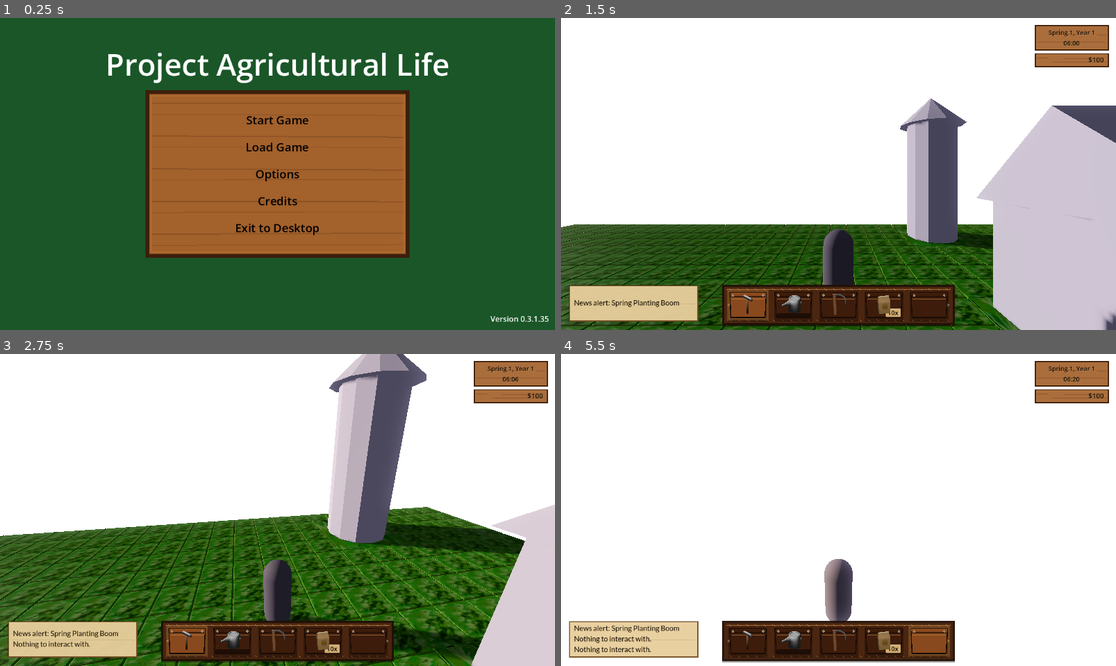
Above: before the commit, frames 1-4 (two rows, left to right).
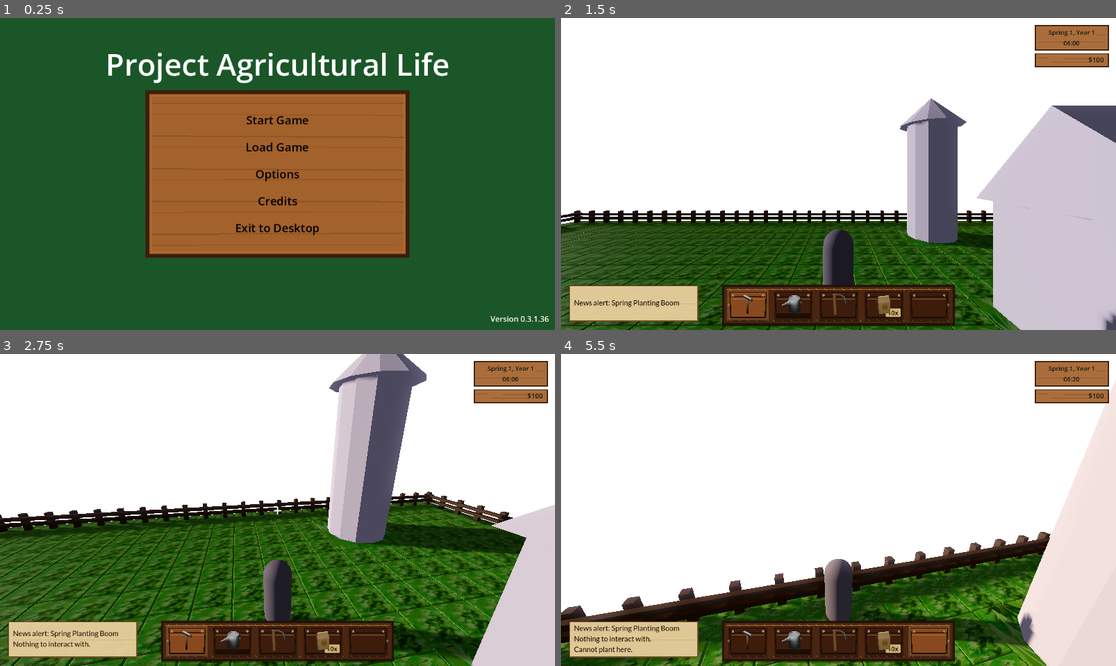
Above: after the commit, the same moments.

Repository: MatGalos/project-agriculural-life
Game: Godot game, scene res://Scenes/UIs/Menus/LaunchMenu/MainMenu.tscn
Same seed, same stepped clock (60 frames per second), same inputs: the game is played once before the commit and once after it.
Inputs (mouse positions are in pixels of both pictures, inside the frame that each line leads up to):
- Up to frame 1 (0.25 s): no input
- Up to frame 2 (1.5 s): click "Start Game" at 0.5 s; click "Start Game" at 1.25 s
- Up to frame 3 (2.75 s): tap Enter at 2 s; move the mouse to (305, 510) at 2.02 s; hold W (move_forward) from 2.03 s (still down); tap 1 (hotbar_slot_1) at 2.1 s; click (305, 510) at 2.17 s
- Up to frame 4 (5.5 s): keep holding W (move_forward); move the mouse to (810, 510) at 2.77 s; tap one key every 0.75 s from 2.85 s: 2 (hotbar_slot_2) 3 (hotbar_slot_3) 4 (hotbar_slot_4) 5 (hotbar_slot_5); move the mouse to (849, 503) at 3.52 s; move the mouse to (832, 516) at 4.27 s; click (832, 516) at 4.42 s; move the mouse to (877, 513) at 5.02 s

The runs differ from the first frame. In frame 1, less than 0.1% of the frame differs, in the area x 98-99%, y 95-98%; in frame 2, 2.6%; in frame 3, 4.6%; in frame 4, 25%, in the area x 0-100%, y 11-100%.

Commit message:
Implemented worl border

Diff:
--- a/Scenes/Game/world.tscn
+++ b/Scenes/Game/world.tscn
@@ -10,6 +10,8 @@
 [ext_resource type="PackedScene" uid="uid://cxxr0r1e8i1bj" path="res://Assets/Models/Terrain/grass_block.glb" id="7_xvcwp"]
 [ext_resource type="PackedScene" uid="uid://bpc10uol4byfo" path="res://Scenes/Game/Farming/farm_tile.tscn" id="8_xvcwp"]
 [ext_resource type="Script" uid="uid://epxguj1ev7ej" path="res://Scripts/GameManagers/WorldManager.gd" id="10_6y6xk"]
+[ext_resource type="PackedScene" uid="uid://ctijjvl21yqc8" path="res://Assets/Models/Buildings/corner_fence.glb" id="10_g86rf"]
+[ext_resource type="PackedScene" uid="uid://cifmua4q3t5v4" path="res://Assets/Models/Buildings/fence.glb" id="11_0e11a"]
 
 [sub_resource type="BoxShape3D" id="BoxShape3D_home_ground"]
 size = Vector3(10, 0.5, 21)
@@ -24,6 +26,18 @@
 [sub_resource type="CylinderShape3D" id="CylinderShape3D_j8hn3"]
 height = 5.5
 radius = 1.5
+
+[sub_resource type="BoxShape3D" id="BoxShape3D_north_boundary"]
+size = Vector3(29, 2.75, 0.35)
+
+[sub_resource type="BoxShape3D" id="BoxShape3D_south_boundary"]
+size = Vector3(29, 2.75, 0.35)
+
+[sub_resource type="BoxShape3D" id="BoxShape3D_east_boundary"]
+size = Vector3(0.35, 2.75, 21.4)
+
+[sub_resource type="BoxShape3D" id="BoxShape3D_west_boundary"]
+size = Vector3(0.35, 2.75, 21.4)
 
 [sub_resource type="StandardMaterial3D" id="StandardMaterial3D_polish_stone"]
 albedo_color = Color(0.48, 0.46, 0.42, 1)
@@ -2142,6 +2156,344 @@
 transform = Transform3D(1, 0, 0, 0, 1, 0, 0, 0, 1, 19, 0, 19)
 tile_id = "small_19_19"
 
+[node name="FarmBorder" type="Node3D" parent="Farm" unique_id=383049731]
+
+[node name="corner_fence" parent="Farm/FarmBorder" unique_id=568014175 instance=ExtResource("10_g86rf")]
+transform = Transform3D(-1, 0, -8.742278e-08, 0, 1, 0, 8.742278e-08, 0, -1, 22, 0, -10)
+
+[node name="fence2" parent="Farm/FarmBorder" unique_id=2069704931 instance=ExtResource("11_0e11a")]
+transform = Transform3D(-4.371139e-08, 0, -1, 0, 1, 0, 1, 0, -4.371139e-08, 20, 0, -10)
+
+[node name="fence" parent="Farm/FarmBorder" unique_id=280338681 instance=ExtResource("11_0e11a")]
+transform = Transform3D(-4.371139e-08, 0, -1, 0, 1, 0, 1, 0, -4.371139e-08, 21, 0, -10)
+
+[node name="fence3" parent="Farm/FarmBorder" unique_id=1304531936 instance=ExtResource("11_0e11a")]
+transform = Transform3D(-4.371139e-08, 0, -1, 0, 1, 0, 1, 0, -4.371139e-08, 18, 0, -10)
+
+[node name="fence4" parent="Farm/FarmBorder" unique_id=1758158813 instance=ExtResource("11_0e11a")]
+transform = Transform3D(-4.371139e-08, 0, -1, 0, 1, 0, 1, 0, -4.371139e-08, 19, 0, -10)
+
+[node name="fence5" parent="Farm/FarmBorder" unique_id=1179782203 instance=ExtResource("11_0e11a")]
+transform = Transform3D(-4.371139e-08, 0, -1, 0, 1, 0, 1, 0, -4.371139e-08, 16, 0, -10)
+
+[node name="fence6" parent="Farm/FarmBorder" unique_id=1073863080 instance=ExtResource("11_0e11a")]
+transform = Transform3D(-4.371139e-08, 0, -1, 0, 1, 0, 1, 0, -4.371139e-08, 17, 0, -10)
+
+[node name="fence7" parent="Farm/FarmBorder" unique_id=1850313052 instance=ExtResource("11_0e11a")]
+transform = Transform3D(-4.371139e-08, 0, -1, 0, 1, 0, 1, 0, -4.371139e-08, 14, 0, -10)
+
+[node name="fence8" parent="Farm/FarmBorder" unique_id=1319914736 instance=ExtResource("11_0e11a")]
+transform = Transform3D(-4.371139e-08, 0, -1, 0, 1, 0, 1, 0, -4.371139e-08, 15, 0, -10)
+
+[node name="fence9" parent="Farm/FarmBorder" unique_id=1285980995 instance=ExtResource("11_0e11a")]
+transform = Transform3D(-4.371139e-08, 0, -1, 0, 1, 0, 1, 0, -4.371139e-08, 12, 0, -10)
+
+[node name="fence10" parent="Farm/FarmBorder" unique_id=1622313244 instance=ExtResource("11_0e11a")]
+transform = Transform3D(-4.371139e-08, 0, -1, 0, 1, 0, 1, 0, -4.371139e-08, 13, 0, -10)
+
+[node name="fence11" parent="Farm/FarmBorder" unique_id=300746243 instance=ExtResource("11_0e11a")]
+transform = Transform3D(-4.371139e-08, 0, -1, 0, 1, 0, 1, 0, -4.371139e-08, 10, 0, -10)
+
+[node name="fence12" parent="Farm/FarmBorder" unique_id=487581882 instance=ExtResource("11_0e11a")]
+transform = Transform3D(-4.371139e-08, 0, -1, 0, 1, 0, 1, 0, -4.371139e-08, 11, 0, -10)
+
+[node name="fence13" parent="Farm/FarmBorder" unique_id=1569844268 instance=ExtResource("11_0e11a")]
+transform = Transform3D(-4.371139e-08, 0, -1, 0, 1, 0, 1, 0, -4.371139e-08, 8, 0, -10)
+
+[node name="fence14" parent="Farm/FarmBorder" unique_id=1563166577 instance=ExtResource("11_0e11a")]
+transform = Transform3D(-4.371139e-08, 0, -1, 0, 1, 0, 1, 0, -4.371139e-08, 9, 0, -10)
+
+[node name="fence15" parent="Farm/FarmBorder" unique_id=2045541593 instance=ExtResource("11_0e11a")]
+transform = Transform3D(-4.371139e-08, 0, -1, 0, 1, 0, 1, 0, -4.371139e-08, 6, 0, -10)
+
+[node name="fence16" parent="Farm/FarmBorder" unique_id=726653524 instance=ExtResource("11_0e11a")]
+transform = Transform3D(-4.371139e-08, 0, -1, 0, 1, 0, 1, 0, -4.371139e-08, 7, 0, -10)
+
+[node name="fence17" parent="Farm/FarmBorder" unique_id=1317829060 instance=ExtResource("11_0e11a")]
+transform = Transform3D(-4.371139e-08, 0, -1, 0, 1, 0, 1, 0, -4.371139e-08, 4, 0, -10)
+
+[node name="fence18" parent="Farm/FarmBorder" unique_id=63267713 instance=ExtResource("11_0e11a")]
+transform = Transform3D(-4.371139e-08, 0, -1, 0, 1, 0, 1, 0, -4.371139e-08, 5, 0, -10)
+
+[node name="fence19" parent="Farm/FarmBorder" unique_id=400502965 instance=ExtResource("11_0e11a")]
+transform = Transform3D(-4.371139e-08, 0, -1, 0, 1, 0, 1, 0, -4.371139e-08, 2, 0, -10)
+
+[node name="fence20" parent="Farm/FarmBorder" unique_id=237185550 instance=ExtResource("11_0e11a")]
+transform = Transform3D(-4.371139e-08, 0, -1, 0, 1, 0, 1, 0, -4.371139e-08, 3, 0, -10)
+
+[node name="fence21" parent="Farm/FarmBorder" unique_id=208423994 instance=ExtResource("11_0e11a")]
+transform = Transform3D(-4.371139e-08, 0, -1, 0, 1, 0, 1, 0, -4.371139e-08, 0, 0, -10)
+
+[node name="fence22" parent="Farm/FarmBorder" unique_id=325540726 instance=ExtResource("11_0e11a")]
+transform = Transform3D(-4.371139e-08, 0, -1, 0, 1, 0, 1, 0, -4.371139e-08, 1, 0, -10)
+
+[node name="fence23" parent="Farm/FarmBorder" unique_id=1495344534 instance=ExtResource("11_0e11a")]
+transform = Transform3D(-4.371139e-08, 0, -1, 0, 1, 0, 1, 0, -4.371139e-08, -2, 0, -10)
+
+[node name="fence24" parent="Farm/FarmBorder" unique_id=1174972521 instance=ExtResource("11_0e11a")]
+transform = Transform3D(-4.371139e-08, 0, -1, 0, 1, 0, 1, 0, -4.371139e-08, -1, 0, -10)
+
+[node name="fence25" parent="Farm/FarmBorder" unique_id=1834564067 instance=ExtResource("11_0e11a")]
+transform = Transform3D(-4.371139e-08, 0, -1, 0, 1, 0, 1, 0, -4.371139e-08, -4, 0, -10)
+
+[node name="fence26" parent="Farm/FarmBorder" unique_id=1132916949 instance=ExtResource("11_0e11a")]
+transform = Transform3D(-4.371139e-08, 0, -1, 0, 1, 0, 1, 0, -4.371139e-08, -3, 0, -10)
+
+[node name="fence27" parent="Farm/FarmBorder" unique_id=1121215110 instance=ExtResource("11_0e11a")]
+transform = Transform3D(-4.371139e-08, 0, -1, 0, 1, 0, 1, 0, -4.371139e-08, -6, 0, -10)
+
+[node name="fence28" parent="Farm/FarmBorder" unique_id=773291625 instance=ExtResource("11_0e11a")]
+transform = Transform3D(-4.371139e-08, 0, -1, 0, 1, 0, 1, 0, -4.371139e-08, -5, 0, -10)
+
+[node name="fence30" parent="Farm/FarmBorder" unique_id=2058304694 instance=ExtResource("11_0e11a")]
+transform = Transform3D(-4.371139e-08, 0, -1, 0, 1, 0, 1, 0, -4.371139e-08, -7, 0, -10)
+
+[node name="corner_fence2" parent="Farm/FarmBorder" unique_id=1481096074 instance=ExtResource("10_g86rf")]
+transform = Transform3D(1.3113416e-07, 0, -1, 0, 1, 0, 1, 0, 1.3113416e-07, -8, 0, -10)
+
+[node name="corner_fence3" parent="Farm/FarmBorder" unique_id=2117458358 instance=ExtResource("10_g86rf")]
+transform = Transform3D(1, 0, 0, 0, 1, 0, 0, 0, 1, -8, 0, 10.999999)
+
+[node name="fence29" parent="Farm/FarmBorder" unique_id=967248055 instance=ExtResource("11_0e11a")]
+transform = Transform3D(1.3113416e-07, 0, 1, 0, 1, 0, -1, 0, 1.3113416e-07, -6, 0, 10.999999)
+
+[node name="fence31" parent="Farm/FarmBorder" unique_id=1910675928 instance=ExtResource("11_0e11a")]
+transform = Transform3D(1.3113416e-07, 0, 1, 0, 1, 0, -1, 0, 1.3113416e-07, -7, 0, 10.999999)
+
+[node name="fence32" parent="Farm/FarmBorder" unique_id=593655077 instance=ExtResource("11_0e11a")]
+transform = Transform3D(1.3113416e-07, 0, 1, 0, 1, 0, -1, 0, 1.3113416e-07, -4, 0, 10.999999)
+
+[node name="fence33" parent="Farm/FarmBorder" unique_id=819198984 instance=ExtResource("11_0e11a")]
+transform = Transform3D(1.3113416e-07, 0, 1, 0, 1, 0, -1, 0, 1.3113416e-07, -5, 0, 10.999999)
+
+[node name="fence34" parent="Farm/FarmBorder" unique_id=942162741 instance=ExtResource("11_0e11a")]
+transform = Transform3D(1.3113416e-07, 0, 1, 0, 1, 0, -1, 0, 1.3113416e-07, -2, 0, 10.999999)
+
+[node name="fence35" parent="Farm/FarmBorder" unique_id=719679054 instance=ExtResource("11_0e11a")]
+transform = Transform3D(1.3113416e-07, 0, 1, 0, 1, 0, -1, 0, 1.3113416e-07, -3, 0, 10.999999)
+
+[node name="fence36" parent="Farm/FarmBorder" unique_id=684859415 instance=ExtResource("11_0e11a")]
+transform = Transform3D(1.3113416e-07, 0, 1, 0, 1, 0, -1, 0, 1.3113416e-07, 0, 0, 10.999999)
+
+[node name="fence37" parent="Farm/FarmBorder" unique_id=1145942303 instance=ExtResource("11_0e11a")]
+transform = Transform3D(1.3113416e-07, 0, 1, 0, 1, 0, -1, 0, 1.3113416e-07, -1, 0, 10.999999)
+
+[node name="fence38" parent="Farm/FarmBorder" unique_id=1486762602 instance=ExtResource("11_0e11a")]
+transform = Transform3D(1.3113416e-07, 0, 1, 0, 1, 0, -1, 0, 1.3113416e-07, 2, 0, 11)
+
+[node name="fence39" parent="Farm/FarmBorder" unique_id=1387029292 instance=ExtResource("11_0e11a")]
+transform = Transform3D(1.3113416e-07, 0, 1, 0, 1, 0, -1, 0, 1.3113416e-07, 1, 0, 10.999999)
+
+[node name="fence40" parent="Farm/FarmBorder" unique_id=1941883933 instance=ExtResource("11_0e11a")]
+transform = Transform3D(1.3113416e-07, 0, 1, 0, 1, 0, -1, 0, 1.3113416e-07, 4, 0, 11)
+
+[node name="fence41" parent="Farm/FarmBorder" unique_id=429412961 instance=ExtResource("11_0e11a")]
+transform = Transform3D(1.3113416e-07, 0, 1, 0, 1, 0, -1, 0, 1.3113416e-07, 3, 0, 11)
+
+[node name="fence42" parent="Farm/FarmBorder" unique_id=1694564982 instance=ExtResource("11_0e11a")]
+transform = Transform3D(1.3113416e-07, 0, 1, 0, 1, 0, -1, 0, 1.3113416e-07, 6, 0, 11)
+
+[node name="fence43" parent="Farm/FarmBorder" unique_id=463923880 instance=ExtResource("11_0e11a")]
+transform = Transform3D(1.3113416e-07, 0, 1, 0, 1, 0, -1, 0, 1.3113416e-07, 5, 0, 11)
+
+[node name="fence44" parent="Farm/FarmBorder" unique_id=498458844 instance=ExtResource("11_0e11a")]
+transform = Transform3D(1.3113416e-07, 0, 1, 0, 1, 0, -1, 0, 1.3113416e-07, 8, 0, 11)
+
+[node name="fence45" parent="Farm/FarmBorder" unique_id=697399369 instance=ExtResource("11_0e11a")]
+transform = Transform3D(1.3113416e-07, 0, 1, 0, 1, 0, -1, 0, 1.3113416e-07, 7, 0, 11)
+
+[node name="fence46" parent="Farm/FarmBorder" unique_id=979905049 instance=ExtResource("11_0e11a")]
+transform = Transform3D(1.3113416e-07, 0, 1, 0, 1, 0, -1, 0, 1.3113416e-07, 10, 0, 11)
+
+[node name="fence47" parent="Farm/FarmBorder" unique_id=1976185099 instance=ExtResource("11_0e11a")]
+transform = Transform3D(1.3113416e-07, 0, 1, 0, 1, 0, -1, 0, 1.3113416e-07, 9, 0, 11)
+
+[node name="fence48" parent="Farm/FarmBorder" unique_id=825970033 instance=ExtResource("11_0e11a")]
+transform = Transform3D(1.3113416e-07, 0, 1, 0, 1, 0, -1, 0, 1.3113416e-07, 12, 0, 11)
+
+[node name="fence49" parent="Farm/FarmBorder" unique_id=986027823 instance=ExtResource("11_0e11a")]
+transform = Transform3D(1.3113416e-07, 0, 1, 0, 1, 0, -1, 0, 1.3113416e-07, 11, 0, 11)
+
+[node name="fence50" parent="Farm/FarmBorder" unique_id=411275628 instance=ExtResource("11_0e11a")]
+transform = Transform3D(1.3113416e-07, 0, 1, 0, 1, 0, -1, 0, 1.3113416e-07, 14, 0, 11.000001)
+
+[node name="fence51" parent="Farm/FarmBorder" unique_id=1963065450 instance=ExtResource("11_0e11a")]
+transform = Transform3D(1.3113416e-07, 0, 1, 0, 1, 0, -1, 0, 1.3113416e-07, 13, 0, 11.000001)
+
+[node name="fence52" parent="Farm/FarmBorder" unique_id=771278752 instance=ExtResource("11_0e11a")]
+transform = Transform3D(1.3113416e-07, 0, 1, 0, 1, 0, -1, 0, 1.3113416e-07, 16, 0, 11.000001)
+
+[node name="fence53" parent="Farm/FarmBorder" unique_id=921694553 instance=ExtResource("11_0e11a")]
+transform = Transform3D(1.3113416e-07, 0, 1, 0, 1, 0, -1, 0, 1.3113416e-07, 15, 0, 11.000001)
+
+[node name="fence54" parent="Farm/FarmBorder" unique_id=499161189 instance=ExtResource("11_0e11a")]
+transform = Transform3D(1.3113416e-07, 0, 1, 0, 1, 0, -1, 0, 1.3113416e-07, 18, 0, 11.000001)
+
+[node name="fence55" parent="Farm/FarmBorder" unique_id=295613567 instance=ExtResource("11_0e11a")]
+transform = Transform3D(1.3113416e-07, 0, 1, 0, 1, 0, -1, 0, 1.3113416e-07, 17, 0, 11.000001)
+
+[node name="fence56" parent="Farm/FarmBorder" unique_id=1032526932 instance=ExtResource("11_0e11a")]
+transform = Transform3D(1.3113416e-07, 0, 1, 0, 1, 0, -1, 0, 1.3113416e-07, 20, 0, 11.000001)
+
+[node name="fence57" parent="Farm/FarmBorder" unique_id=36738225 instance=ExtResource("11_0e11a")]
+transform = Transform3D(1.3113416e-07, 0, 1, 0, 1, 0, -1, 0, 1.3113416e-07, 19, 0, 11.000001)
+
+[node name="fence58" parent="Farm/FarmBorder" unique_id=2131926335 instance=ExtResource("11_0e11a")]
+transform = Transform3D(0.00064411294, 0.00061843055, 0.9999996, -0.0001630407, 0.99999976, -0.00061832427, -0.99999976, -0.00016263715, 0.0006442149, 21, 0, 11.000001)
+
+[node name="corner_fence4" parent="Farm/FarmBorder" unique_id=1202358596 instance=ExtResource("10_g86rf")]
+transform = Transform3D(-4.371138e-08, 0, 1, 0, 1, 0, -1, 0, -4.371138e-08, 22, 0, 11.000001)
+
+[node name="fence59" parent="Farm/FarmBorder" unique_id=1872823073 instance=ExtResource("11_0e11a")]
+transform = Transform3D(-1, 0, 8.742277e-08, 0, 1, 0, -8.742277e-08, 0, -1, 22.008087, 0, 9.992199)
+
+[node name="fence60" parent="Farm/FarmBorder" unique_id=1842870933 instance=ExtResource("11_0e11a")]
+transform = Transform3D(-1, 0, 8.742277e-08, 0, 1, 0, -8.742277e-08, 0, -1, 22.008087, 0, 7.9921994)
+
+[node name="fence61" parent="Farm/FarmBorder" unique_id=1924835708 instance=ExtResource("11_0e11a")]
+transform = Transform3D(-1, 0, 8.742277e-08, 0, 1, 0, -8.742277e-08, 0, -1, 22.008087, 0, 8.992199)
+
+[node name="fence62" parent="Farm/FarmBorder" unique_id=644534170 instance=ExtResource("11_0e11a")]
+transform = Transform3D(-1, 0, 8.742277e-08, 0, 1, 0, -8.742277e-08, 0, -1, 22.008087, 0, 5.9921994)
+
+[node name="fence63" parent="Farm/FarmBorder" unique_id=972076806 instance=ExtResource("11_0e11a")]
+transform = Transform3D(-1, 0, 8.742277e-08, 0, 1, 0, -8.742277e-08, 0, -1, 22.008087, 0, 6.9921994)
+
+[node name="fence64" parent="Farm/FarmBorder" unique_id=316148512 instance=ExtResource("11_0e11a")]
+transform = Transform3D(-1, 0, 8.742277e-08, 0, 1, 0, -8.742277e-08, 0, -1, 22.008087, 0, 3.9921994)
+
+[node name="fence65" parent="Farm/FarmBorder" unique_id=1460577295 instance=ExtResource("11_0e11a")]
+transform = Transform3D(-1, 0, 8.742277e-08, 0, 1, 0, -8.742277e-08, 0, -1, 22.008087, 0, 4.9921994)
+
+[node name="fence66" parent="Farm/FarmBorder" unique_id=2135653958 instance=ExtResource("11_0e11a")]
+transform = Transform3D(-0.9999996, -9.04885e-05, 0.0008938164, -9.2037546e-05, 0.9999985, -0.0017360981, -0.0008936582, -0.0017361796, -0.9999981, 22.008087, 0, 1.9921994)
+
+[node name="fence67" parent="Farm/FarmBorder" unique_id=431250770 instance=ExtResource("11_0e11a")]
+transform = Transform3D(-1, 0, 8.742277e-08, 0, 1, 0, -8.742277e-08, 0, -1, 22.008087, 0, 2.9921994)
+
+[node name="fence68" parent="Farm/FarmBorder" unique_id=273230901 instance=ExtResource("11_0e11a")]
+transform = Transform3D(-1, 0, 8.742277e-08, 0, 1, 0, -8.742277e-08, 0, -1, 22.008087, 0, -0.007800579)
+
+[node name="fence69" parent="Farm/FarmBorder" unique_id=1536078988 instance=ExtResource("11_0e11a")]
+transform = Transform3D(-1, 0, 8.742277e-08, 0, 1, 0, -8.742277e-08, 0, -1, 22.008087, 0, 0.9921994)
+
+[node name="fence70" parent="Farm/FarmBorder" unique_id=226126397 instance=ExtResource("11_0e11a")]
+transform = Transform3D(-1, 0, 8.742277e-08, 0, 1, 0, -8.742277e-08, 0, -1, 22.008087, 0, -2.0078006)
+
+[node name="fence71" parent="Farm/FarmBorder" unique_id=1021667038 instance=ExtResource("11_0e11a")]
+transform = Transform3D(-1, 0, 8.742277e-08, 0, 1, 0, -8.742277e-08, 0, -1, 22.008087, 0, -1.0078006)
+
+[node name="fence72" parent="Farm/FarmBorder" unique_id=1114974693 instance=ExtResource("11_0e11a")]
+transform = Transform3D(-0.99999976, -0.0001626372, 0.00064417126, -0.00016304072, 0.99999976, -0.0006183243, -0.0006440693, -0.0006184306, -0.9999996, 22.008087, 0, -3.0078006)
+
+[node name="fence73" parent="Farm/FarmBorder" unique_id=1008919967 instance=ExtResource("11_0e11a")]
+transform = Transform3D(-1, 0, 8.742277e-08, 0, 1, 0, -8.742277e-08, 0, -1, 22.008087, 0, -5.0078006)
+
+[node name="fence74" parent="Farm/FarmBorder" unique_id=575822588 instance=ExtResource("11_0e11a")]
+transform = Transform3D(-1, 0, 8.742277e-08, 0, 1, 0, -8.742277e-08, 0, -1, 22.008087, 0, -4.0078006)
+
+[node name="fence75" parent="Farm/FarmBorder" unique_id=1518994053 instance=ExtResource("11_0e11a")]
+transform = Transform3D(-1, 0, 8.742277e-08, 0, 1, 0, -8.742277e-08, 0, -1, 22.008087, 0, -7.0078006)
+
+[node name="fence76" parent="Farm/FarmBorder" unique_id=601734754 instance=ExtResource("11_0e11a")]
+transform = Transform3D(-1, 0, 8.742277e-08, 0, 1, 0, -8.742277e-08, 0, -1, 22.008087, 0, -6.0078006)
+
+[node name="fence77" parent="Farm/FarmBorder" unique_id=345947846 instance=ExtResource("11_0e11a")]
+transform = Transform3D(-0.99999976, -0.0001626372, 0.00064417126, -0.00016304072, 0.99999976, -0.0006183243, -0.0006440693, -0.0006184306, -0.9999996, 22.008087, 0, -8.007801)
+
+[node name="fence78" parent="Farm/FarmBorder" unique_id=1618123753 instance=ExtResource("11_0e11a")]
+transform = Transform3D(-0.99999976, -0.0001626372, 0.00064417126, -0.00016304072, 0.99999976, -0.0006183243, -0.0006440693, -0.0006184306, -0.9999996, 22.008087, 0, -9.007801)
+
+[node name="fence79" parent="Farm/FarmBorder" unique_id=936072480 instance=ExtResource("11_0e11a")]
+transform = Transform3D(1, 0, 7.1054274e-15, 0, 1, 0, -7.1054274e-15, 0, 1, -7.991913, 0, -9.007801)
+
+[node name="fence80" parent="Farm/FarmBorder" unique_id=824720221 instance=ExtResource("11_0e11a")]
+transform = Transform3D(1, 0, 7.1054274e-15, 0, 1, 0, -7.1054274e-15, 0, 1, -7.991913, 0, -7.0078015)
+
+[node name="fence81" parent="Farm/FarmBorder" unique_id=1409169149 instance=ExtResource("11_0e11a")]
+transform = Transform3D(1, 0, 7.1054274e-15, 0, 1, 0, -7.1054274e-15, 0, 1, -7.991913, 0, -8.007801)
+
+[node name="fence82" parent="Farm/FarmBorder" unique_id=1348694736 instance=ExtResource("11_0e11a")]
+transform = Transform3D(1, 0, 7.1054274e-15, 0, 1, 0, -7.1054274e-15, 0, 1, -7.991913, 0, -5.0078015)
+
+[node name="fence83" parent="Farm/FarmBorder" unique_id=289673620 instance=ExtResource("11_0e11a")]
+transform = Transform3D(1, 0, 7.1054274e-15, 0, 1, 0, -7.1054274e-15, 0, 1, -7.991913, 0, -6.0078015)
+
+[node name="fence84" parent="Farm/FarmBorder" unique_id=1021957855 instance=ExtResource("11_0e11a")]
+transform = Transform3D(1, 0, 7.1054274e-15, 0, 1, 0, -7.1054274e-15, 0, 1, -7.991913, 0, -3.0078015)
+
+[node name="fence85" parent="Farm/FarmBorder" unique_id=1269102060 instance=ExtResource("11_0e11a")]
+transform = Transform3D(1, 0, 7.1054274e-15, 0, 1, 0, -7.1054274e-15, 0, 1, -7.991913, 0, -4.0078015)
+
+[node name="fence86" parent="Farm/FarmBorder" unique_id=109141540 instance=ExtResource("11_0e11a")]
+transform = Transform3D(0.9999996, 9.048866e-05, -0.000893729, -9.203755e-05, 0.9999985, -0.0017360981, 0.00089357083, 0.0017361797, 0.9999981, -7.991913, 0, -1.0078015)
+
+[node name="fence87" parent="Farm/FarmBorder" unique_id=2013970296 instance=ExtResource("11_0e11a")]
+transform = Transform3D(1, 0, 7.1054274e-15, 0, 1, 0, -7.1054274e-15, 0, 1, -7.991913, 0, -2.0078015)
+
+[node name="fence88" parent="Farm/FarmBorder" unique_id=779496170 instance=ExtResource("11_0e11a")]
+transform = Transform3D(1, 0, 7.1054274e-15, 0, 1, 0, -7.1054274e-15, 0, 1, -7.991913, 0, 0.99219847)
+
+[node name="fence89" parent="Farm/FarmBorder" unique_id=999014132 instance=ExtResource("11_0e11a")]
+transform = Transform3D(1, 0, 7.1054274e-15, 0, 1, 0, -7.1054274e-15, 0, 1, -7.991913, 0, -0.0078015327)
+
+[node name="fence90" parent="Farm/FarmBorder" unique_id=314218245 instance=ExtResource("11_0e11a")]
+transform = Transform3D(1, 0, 7.1054274e-15, 0, 1, 0, -7.1054274e-15, 0, 1, -7.991913, 0, 2.9921985)
+
+[node name="fence91" parent="Farm/FarmBorder" unique_id=1151690343 instance=ExtResource("11_0e11a")]
+transform = Transform3D(1, 0, 7.1054274e-15, 0, 1, 0, -7.1054274e-15, 0, 1, -7.991913, 0, 1.9921985)
+
+[node name="fence92" parent="Farm/FarmBorder" unique_id=1663993091 instance=ExtResource("11_0e11a")]
+transform = Transform3D(0.99999976, 0.00016263725, -0.0006440839, -0.00016304074, 0.99999976, -0.0006183244, 0.0006439819, 0.00061843067, 0.9999996, -7.991913, 0, 3.9921985)
+
+[node name="fence93" parent="Farm/FarmBorder" unique_id=1075776704 instance=ExtResource("11_0e11a")]
+transform = Transform3D(1, 0, 7.1054274e-15, 0, 1, 0, -7.1054274e-15, 0, 1, -7.991913, 0, 5.9921985)
+
+[node name="fence94" parent="Farm/FarmBorder" unique_id=1893439432 instance=ExtResource("11_0e11a")]
+transform = Transform3D(1, 0, 7.1054274e-15, 0, 1, 0, -7.1054274e-15, 0, 1, -7.991913, 0, 4.9921985)
+
+[node name="fence95" parent="Farm/FarmBorder" unique_id=724053278 instance=ExtResource("11_0e11a")]
+transform = Transform3D(1, 0, 7.1054274e-15, 0, 1, 0, -7.1054274e-15, 0, 1, -7.991913, 0, 7.9921985)
+
+[node name="fence96" parent="Farm/FarmBorder" unique_id=54454144 instance=ExtResource("11_0e11a")]
+transform = Transform3D(1, 0, 7.1054274e-15, 0, 1, 0, -7.1054274e-15, 0, 1, -7.991913, 0, 6.9921985)
+
+[node name="fence97" parent="Farm/FarmBorder" unique_id=2098294568 instance=ExtResource("11_0e11a")]
+transform = Transform3D(0.99999976, 0.00016263725, -0.0006440839, -0.00016304074, 0.99999976, -0.0006183244, 0.0006439819, 0.00061843067, 0.9999996, -7.991913, 0, 8.992199)
+
+[node name="fence98" parent="Farm/FarmBorder" unique_id=1558737828 instance=ExtResource("11_0e11a")]
+transform = Transform3D(0.99999976, 0.00016263725, -0.0006440839, -0.00016304074, 0.99999976, -0.0006183244, 0.0006439819, 0.00061843067, 0.9999996, -7.991913, 0, 9.992199)
+
+[node name="BoundaryColliders" type="Node3D" parent="Farm/FarmBorder"]
+
+[node name="NorthBoundaryCollider" type="StaticBody3D" parent="Farm/FarmBorder/BoundaryColliders"]
+transform = Transform3D(1, 0, 0, 0, 1, 0, 0, 0, 1, 6.3625, 0, -9.6)
+
+[node name="CollisionShape3D" type="CollisionShape3D" parent="Farm/FarmBorder/BoundaryColliders/NorthBoundaryCollider"]
+transform = Transform3D(1, 0, 0, 0, 1, 0, 0, 0, 1, 0, 1.375, 0)
+shape = SubResource("BoxShape3D_north_boundary")
+
+[node name="SouthBoundaryCollider" type="StaticBody3D" parent="Farm/FarmBorder/BoundaryColliders"]
+transform = Transform3D(1, 0, 0, 0, 1, 0, 0, 0, 1, 6.3625, 0, 10.6)
+
+[node name="CollisionShape3D" type="CollisionShape3D" parent="Farm/FarmBorder/BoundaryColliders/SouthBoundaryCollider"]
+transform = Transform3D(1, 0, 0, 0, 1, 0, 0, 0, 1, 0, 1.375, 0)
+shape = SubResource("BoxShape3D_south_boundary")
+
+[node name="EastBoundaryCollider" type="StaticBody3D" parent="Farm/FarmBorder/BoundaryColliders"]
+transform = Transform3D(1, 0, 0, 0, 1, 0, 0, 0, 1, 20.325, 0, 0.5)
+
+[node name="CollisionShape3D" type="CollisionShape3D" parent="Farm/FarmBorder/BoundaryColliders/EastBoundaryCollider"]
+transform = Transform3D(1, 0, 0, 0, 1, 0, 0, 0, 1, 0, 1.375, 0)
+shape = SubResource("BoxShape3D_east_boundary")
+
+[node name="WestBoundaryCollider" type="StaticBody3D" parent="Farm/FarmBorder/BoundaryColliders"]
+transform = Transform3D(1, 0, 0, 0, 1, 0, 0, 0, 1, -7.6, 0, 0.5)
+
+[node name="CollisionShape3D" type="CollisionShape3D" parent="Farm/FarmBorder/BoundaryColliders/WestBoundaryCollider"]
+transform = Transform3D(1, 0, 0, 0, 1, 0, 0, 0, 1, 0, 1.375, 0)
+shape = SubResource("BoxShape3D_west_boundary")
+
 [node name="WorldManager" type="Node" parent="." unique_id=2136268591 node_paths=PackedStringArray("world_root", "home_area", "farm_root", "farm_tiles_root")]
 script = ExtResource("10_6y6xk")
 world_root = NodePath("..")
--- a/project.godot
+++ b/project.godot
@@ -11,7 +11,7 @@
 [application]
 
 config/name="Project_Agricultural_life"
-config/version="0.3.1.35"
+config/version="0.3.1.36"
 run/main_scene="uid://bg2wnf0pafkqt"
 config/features=PackedStringArray("4.6", "Forward Plus")
 config/icon="res://Assets/Icons/AppIcons/icon.svg"
Not shown, changed: Docs/architecture.md
Not shown, changed: Docs/testing.md
